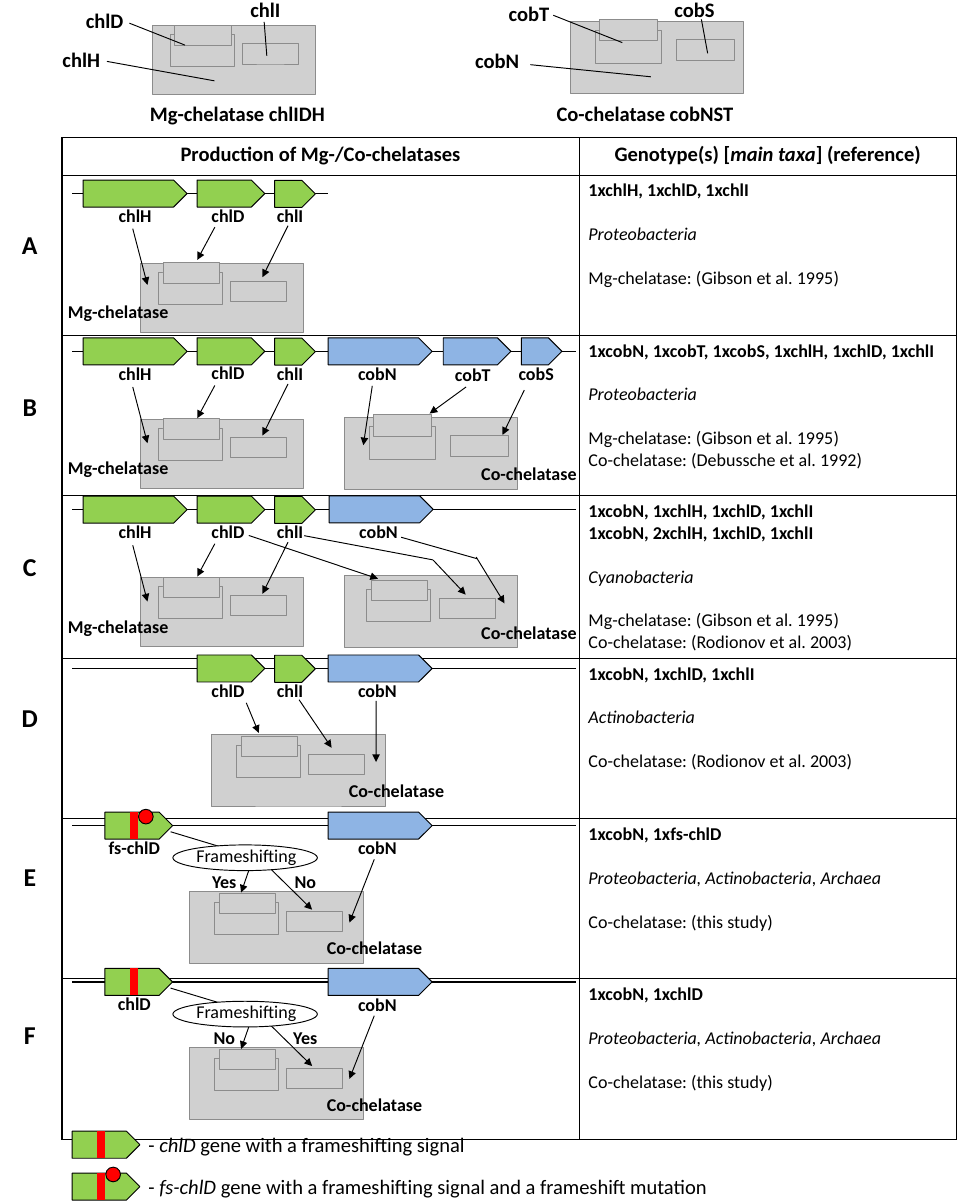
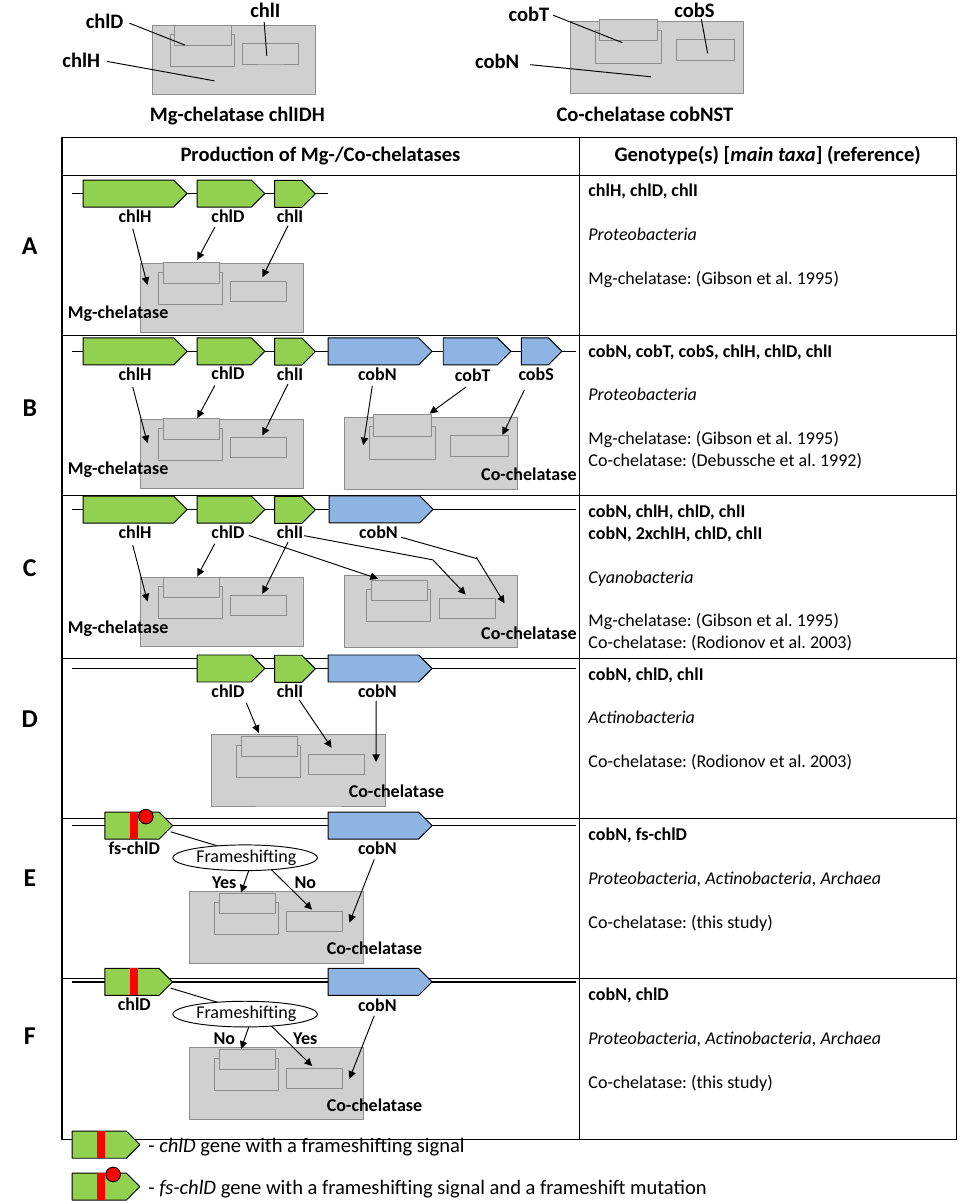
Before and after one commit to vanya-antonov/article-chelatase, a slide deck: slide 1 of images/summary.pptx. Drawn at 972x1204 pixels with LibreOffice and Linux fonts; fonts in the diff are those of the drawing; grey boxes stand for pictures. Boxes give left, top, right and bottom in pixels: in the first picture for what was removed or moved away, otherwise in the second. Text is boxed around its words. In the diff, an @@ line names an element or a change of style, - is before the commit and + after.

```diff
--- a/images/summary.pptx
+++ b/images/summary.pptx
@@ table at (62,138,956,1123) @@
-row 2, column 2: 1xchlH, 1xchlD, 1xchlI / Proteobacteria / Mg-chelatase: (Gibson et al. 1995)
+row 2, column 2: chlH, chlD, chlI / Proteobacteria / Mg-chelatase: (Gibson et al. 1995)
-row 3, column 2: 1xcobN, 1xcobT, 1xcobS, 1xchlH, 1xchlD, 1xchlI / Proteobacteria / Mg-chelatase: (Gibson et al. 1995) / Co-chelatase: (Debussche et al. 1992)
+row 3, column 2: cobN, cobT, cobS, chlH, chlD, chlI / Proteobacteria / Mg-chelatase: (Gibson et al. 1995) / Co-chelatase: (Debussche et al. 1992)
-row 4, column 2: 1xcobN, 1xchlH, 1xchlD, 1xchlI / 1xcobN, 2xchlH, 1xchlD, 1xchlI / Cyanobacteria / Mg-chelatase: (Gibson et al. 1995) / Co-chelatase: (Rodionov et al. 2003)
+row 4, column 2: cobN, chlH, chlD, chlI / cobN, 2xchlH, chlD, chlI / Cyanobacteria / Mg-chelatase: (Gibson et al. 1995) / Co-chelatase: (Rodionov et al. 2003)
-row 5, column 2: 1xcobN, 1xchlD, 1xchlI / Actinobacteria / Co-chelatase: (Rodionov et al. 2003)
+row 5, column 2: cobN, chlD, chlI / Actinobacteria / Co-chelatase: (Rodionov et al. 2003)
-row 6, column 2: 1xcobN, 1xfs-chlD / Proteobacteria, Actinobacteria, Archaea / Co-chelatase: (this study)
+row 6, column 2: cobN, fs-chlD / Proteobacteria, Actinobacteria, Archaea / Co-chelatase: (this study)
-row 7, column 2: 1xcobN, 1xchlD / Proteobacteria, Actinobacteria, Archaea / Co-chelatase: (this study)
+row 7, column 2: cobN, chlD / Proteobacteria, Actinobacteria, Archaea / Co-chelatase: (this study)
```
Also in this commit, not shown: 3 other files.
